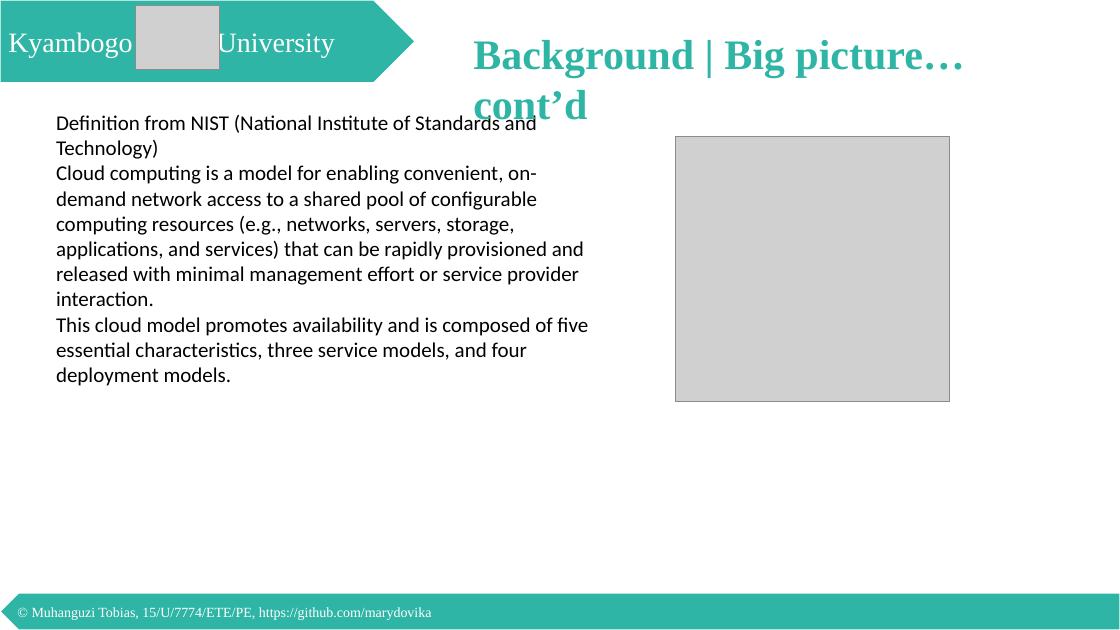
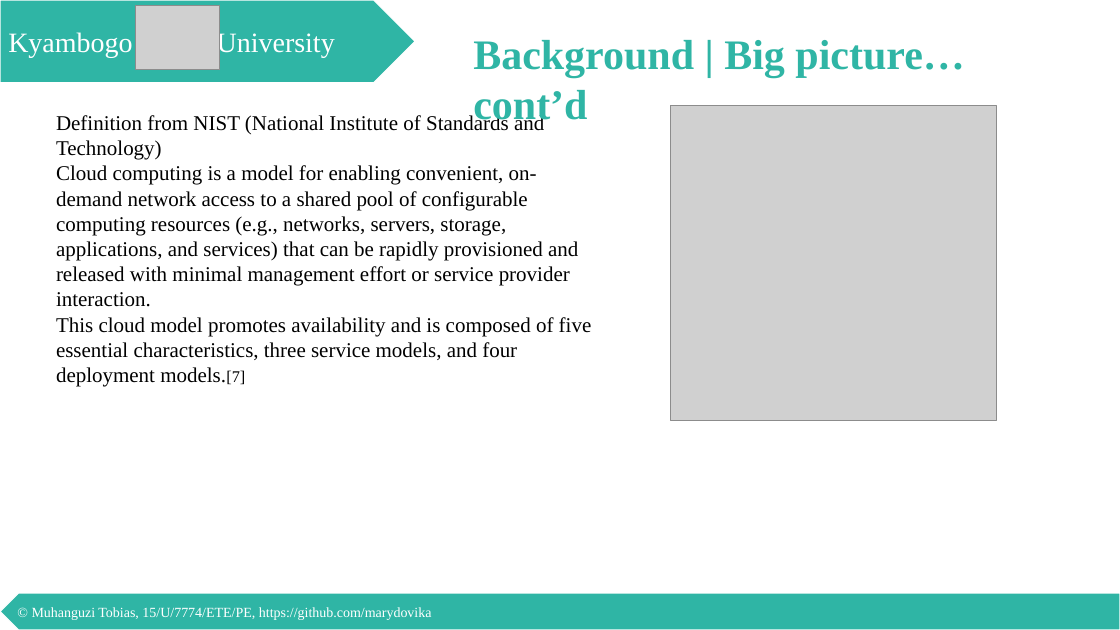
Before and after one commit to marydovika/Cyber-Security-Project-for-5G-IoT-Cloud-NFC, a slide deck: slide 10 of presentations/proposalPresentation.pptx. Drawn at 1120x630 pixels with LibreOffice and Linux fonts; fonts in the diff are those of the drawing; grey boxes stand for pictures. Boxes give left, top, right and bottom in pixels: in the first picture for what was removed or moved away, otherwise in the second. Text is boxed around its words. In the diff, an @@ line names an element or a change of style, - is before the commit and + after.

```diff
--- a/presentations/proposalPresentation.pptx
+++ b/presentations/proposalPresentation.pptx
@@ text at bbox=[56, 114, 592, 387]: text changed; font Calibri to Times New Roman @@
-Definition from NIST (National Institute of Standards and Technology)
-Cloud computing is a model for enabling convenient, on-demand network access to a shared pool of configurable computing resources (e.g., networks, servers, storage, applications, and services) that can be rapidly provisioned and released with minimal management effort or service provider interaction.
-This cloud model promotes availability and is composed of five essential characteristics, three service models, and four deployment models.
+Definition from NIST (National Institute of Standards and Technology)
+Cloud computing is a model for enabling convenient, on-demand network access to a shared pool of configurable computing resources (e.g., networks, servers, storage, applications, and services) that can be rapidly provisioned and released with minimal management effort or service provider interaction.
+This cloud model promotes availability and is composed of five essential characteristics, three service models, and four deployment models.[7]
@@ picture: place and size @@
-picture at bbox=[676, 136, 949, 401]
+picture at bbox=[670, 106, 996, 421]
```
Also in this commit, not shown: 18 other slides changed.
